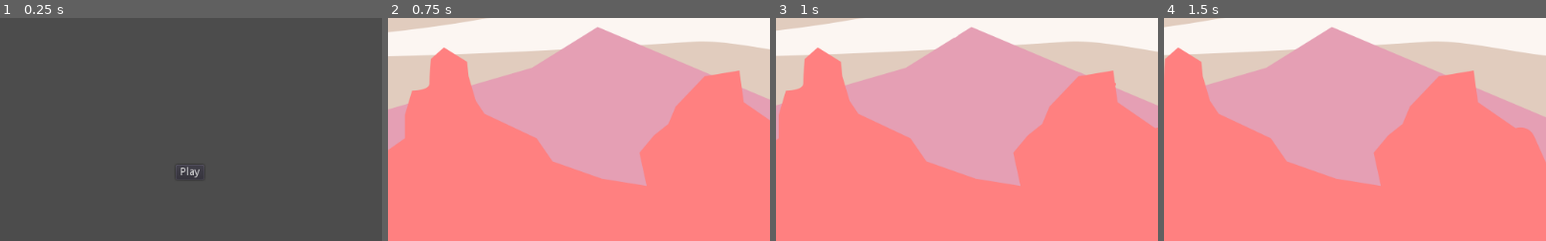
Above: before the commit, frames 1-4 (left to right).
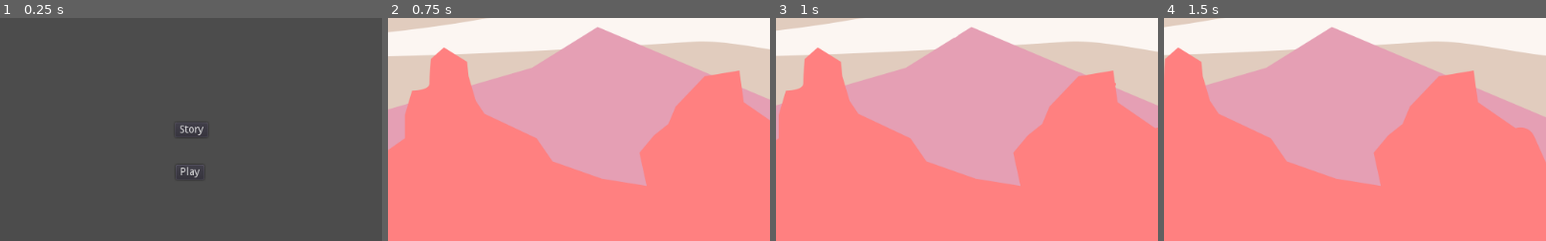
Above: after the commit, the same moments.

Repository: the-g-force/FamJam-January2021
Game: Godot game, scene res://src/MenuScene.tscn
Same seed, same stepped clock (60 frames per second), same inputs: the game is played once before the commit and once after it. This scene is started directly instead of the project's main scene.
Inputs:
- Up to frame 1 (0.25 s): no input
- Up to frame 2 (0.75 s): click "Play" at 0.5 s
- Up to frame 3 (1 s): no input
- Up to frame 4 (1.5 s): tap Enter at 1.25 s; hold D (move_right) from 1.28 s (still down); tap Space (fire) at 1.35 s
The pictures show only the part of the screen within x 26-76%, y 22-72%; the shares and areas given below are measured in that part.

The runs differ from the first frame. In frame 1, 0.1% of the frame differs, in the area x 47-54%, y 47-53%; in frame 2, nothing differs; in frame 3, nothing differs; in frame 4, nothing differs.

Commit message:
Stub in story scene

Diff:
--- a/project/src/MenuScene.gd
+++ b/project/src/MenuScene.gd
@@ -4,3 +4,7 @@
 
 func _on_PlayButton_pressed():
 	get_tree().change_scene("res://src/Level.tscn")
+
+
+func _on_StoryButton_pressed():
+	get_tree().change_scene("res://src/StoryScene.tscn")
--- a/project/src/MenuScene.tscn
+++ b/project/src/MenuScene.tscn
@@ -8,6 +8,7 @@
 anchor_bottom = 1.0
 script = ExtResource( 1 )
 __meta__ = {
+"_edit_lock_": true,
 "_edit_use_anchors_": false
 }
 
@@ -21,8 +22,19 @@
 "_edit_use_anchors_": false
 }
 
+[node name="StoryButton" type="Button" parent="."]
+margin_left = 496.856
+margin_top = 269.858
+margin_right = 540.856
+margin_bottom = 289.858
+text = "Story"
+__meta__ = {
+"_edit_use_anchors_": false
+}
+
 [node name="Music" type="AudioStreamPlayer" parent="."]
 stream = ExtResource( 2 )
 autoplay = true
 bus = "Music"
 [connection signal="pressed" from="PlayButton" to="." method="_on_PlayButton_pressed"]
+[connection signal="pressed" from="StoryButton" to="." method="_on_StoryButton_pressed"]
--- /dev/null
+++ b/project/src/StoryScene.gd
@@ -0,0 +1,4 @@
+extends Node2D
+
+func _on_MainMenuButton_pressed():
+	get_tree().change_scene("res://src/MenuScene.tscn")
--- /dev/null
+++ b/project/src/StoryScene.tscn
@@ -0,0 +1,17 @@
+[gd_scene load_steps=2 format=2]
+
+[ext_resource path="res://src/StoryScene.gd" type="Script" id=1]
+
+[node name="StoryScene" type="Node2D"]
+script = ExtResource( 1 )
+
+[node name="MainMenuButton" type="Button" parent="."]
+margin_left = 860.371
+margin_top = 565.114
+margin_right = 1006.37
+margin_bottom = 585.114
+text = "Return to Main Menu"
+__meta__ = {
+"_edit_use_anchors_": false
+}
+[connection signal="pressed" from="MainMenuButton" to="." method="_on_MainMenuButton_pressed"]
